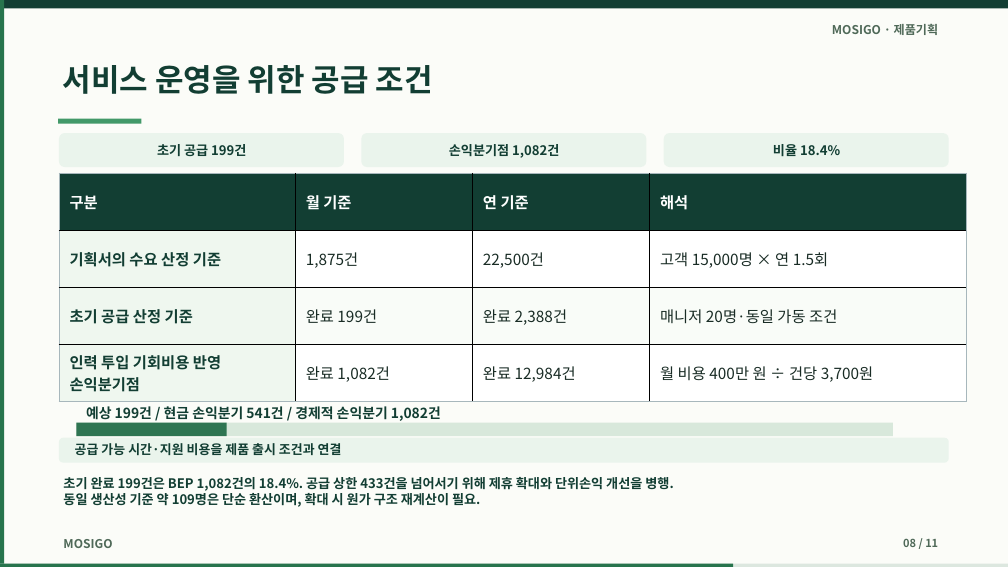
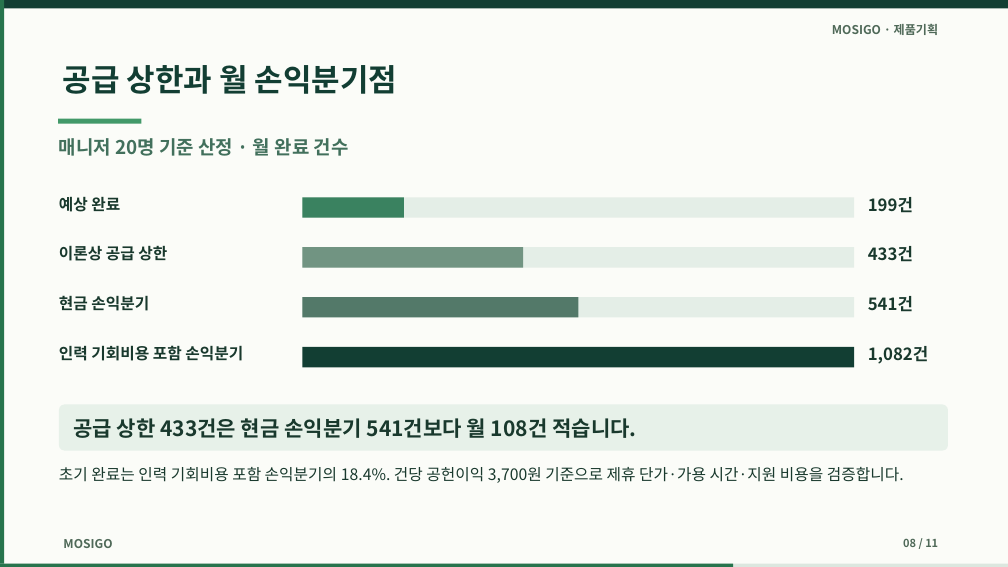
Before and after one commit to dohyunkimmm/mosigo-case-study, a slide deck: slide 8 of downloads/mosigo_report.pptx. Drawn at 1008x567 pixels with LibreOffice and Linux fonts; fonts in the diff are those of the drawing. Boxes give left, top, right and bottom in pixels: in the first picture for what was removed or moved away, otherwise in the second. Text is boxed around its words. In the diff, an @@ line names an element or a change of style, - is before the commit and + after.

Commit message:
Align MOSIGO case study and service planning slides

```diff
--- a/downloads/mosigo_report.pptx
+++ b/downloads/mosigo_report.pptx
@@ text at bbox=[63, 65, 398, 94]: text changed @@
-서비스 운영을 위한 공급 조건
+공급 상한과 월 손익분기점
@@ rounded rectangle removed at bbox=[59, 133, 344, 167] @@
@@ text added at bbox=[59, 138, 349, 156], 18 pt, text #42705C, bold @@
+매니저 20명 기준 산정 · 월 완료 건수
@@ text removed at bbox=[157, 144, 246, 156] @@
-초기 공급 199건
@@ rounded rectangle removed at bbox=[361, 133, 647, 167] @@
@@ rounded rectangle removed at bbox=[664, 133, 949, 167] @@
@@ text removed at bbox=[773, 144, 840, 156] @@
-비율 18.4%
@@ table removed at bbox=[59, 173, 966, 402], 4 rows, 4 columns @@
-구분 | 월 기준 | 연 기준 | 해석
-기획서의 수요 산정 기준 | 1,875건 | 22,500건 | 고객 15,000명 × 연 1.5회
-초기 공급 산정 기준 | 완료 199건 | 완료 2,388건 | 매니저 20명·동일 가동 조건
-인력 투입 기회비용 반영 손익분기점 | 완료 1,082건 | 완료 12,984건 | 월 비용 400만 원 ÷ 건당 3,700원
@@ text added at bbox=[59, 196, 120, 212], 15 pt, text #19392D, bold @@
+예상 완료
@@ rectangle added at bbox=[302, 197, 854, 218], fill #E4EEE7 @@
@@ rectangle added at bbox=[302, 197, 404, 218], fill #3A8260 @@
@@ text added at bbox=[868, 197, 913, 213], 16 pt, text #19392D, bold @@
+199건
@@ text added at bbox=[59, 245, 167, 261], 15 pt, text #19392D, bold @@
+이론상 공급 상한
@@ rectangle added at bbox=[302, 247, 854, 268], fill #E4EEE7 @@
@@ rectangle added at bbox=[302, 247, 523, 268], fill #719482 @@
@@ text added at bbox=[868, 246, 913, 262], 16 pt, text #19392D, bold @@
+433건
@@ text "현금 손익분기" at bbox=[59, 295, 149, 311]: vertical alignment middle to top @@
@@ text at bbox=[59, 295, 149, 311]: text changed; size 12.5 to 15 pt; text colour #123E33 to #19392D @@
-손익분기점 1,082건
+현금 손익분기
@@ rectangle added at bbox=[302, 297, 854, 318], fill #E4EEE7 @@
@@ rectangle added at bbox=[302, 297, 578, 318], fill #537969 @@
@@ text added at bbox=[868, 296, 913, 312], 16 pt, text #19392D, bold @@
+541건
@@ text added at bbox=[59, 345, 243, 361], 15 pt, text #19392D, bold @@
+인력 기회비용 포함 손익분기
@@ rectangle added at bbox=[302, 347, 854, 368], fill #123E33 @@
@@ text added at bbox=[868, 346, 928, 364], 16 pt, text #19392D, bold @@
+1,082건
@@ rounded rectangle: place and size @@
-rounded rectangle at bbox=[59, 438, 949, 463]
+rounded rectangle at bbox=[59, 405, 948, 451]
@@ rounded rectangle at bbox=[59, 405, 948, 451]: fill #EAF4EC to #E7F1E9; proportions changed @@
@@ text added at bbox=[73, 418, 636, 438], 20 pt, text #19392D, bold @@
+공급 상한 433건은 현금 손익분기 541건보다 월 108건 적습니다.
@@ text removed at bbox=[86, 406, 441, 421] @@
-예상 199건 / 현금 손익분기 541건 / 경제적 손익분기 1,082건
@@ text removed at bbox=[75, 443, 342, 455] @@
-공급 가능 시간·지원 비용을 제품 출시 조건과 연결
@@ rectangle removed at bbox=[76, 423, 893, 436] @@
@@ rectangle removed at bbox=[76, 423, 227, 436] @@
@@ text at bbox=[59, 467, 904, 483]: text changed; size 12.5 to 15 pt; text colour #123E33 to #19392D; bold off @@
-초기 완료 199건은 BEP 1,082건의 18.4%. 공급 상한 433건을 넘어서기 위해 제휴 확대와 단위손익 개선을 병행.
-동일 생산성 기준 약 109명은 단순 환산이며, 확대 시 원가 구조 재계산이 필요.
+초기 완료는 인력 기회비용 포함 손익분기의 18.4%. 건당 공헌이익 3,700원 기준으로 제휴 단가·가용 시간·지원 비용을 검증합니다.
@@ text "초기 완료는 인력 기회비용 포함 ..." at bbox=[59, 467, 904, 483]: vertical alignment middle to top @@
```
Also in this commit, not shown: 4 other slides changed, 13 other files.
